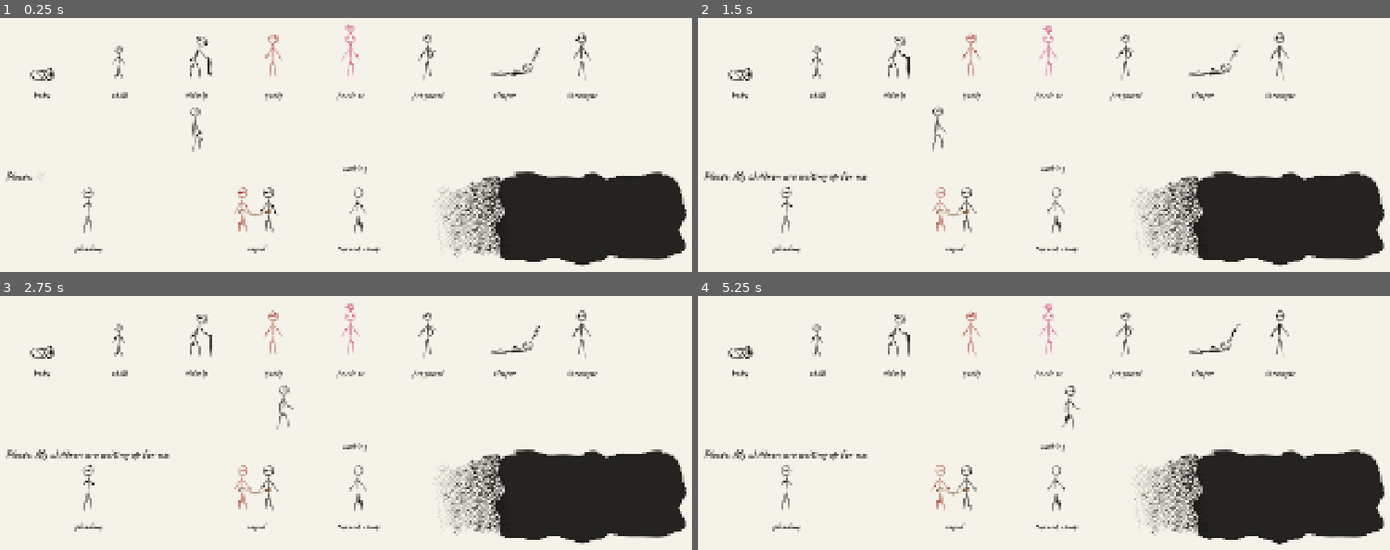
Above: before the commit, frames 1-4 (two rows, left to right).
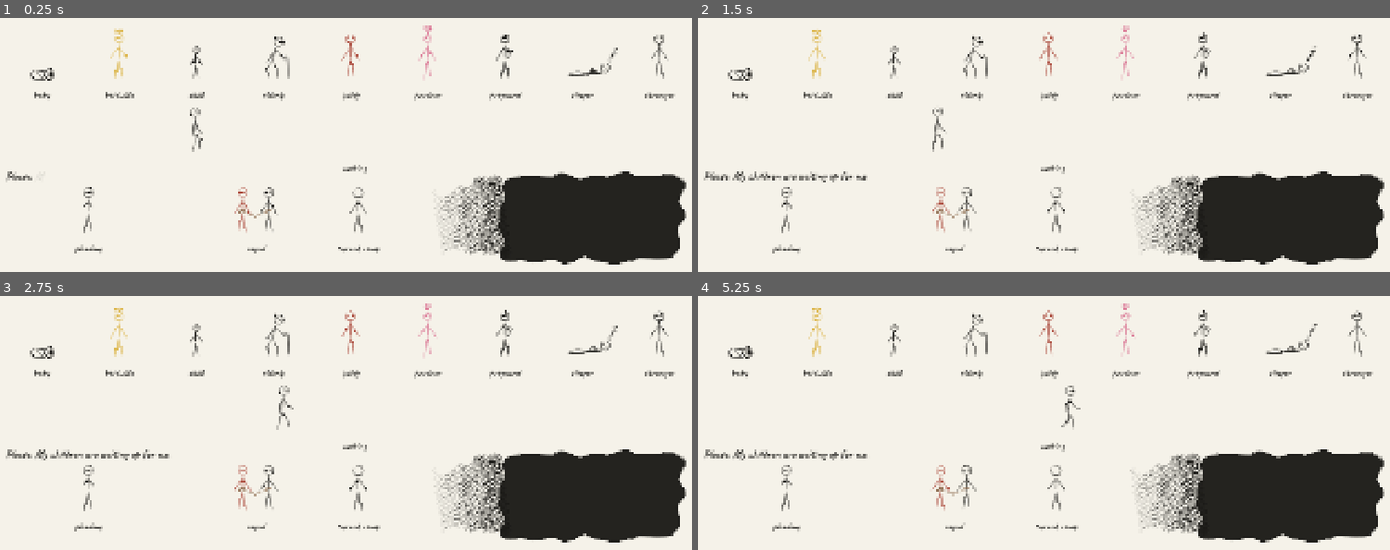
Above: after the commit, the same moments.

Repository: GoktugSugar/your_call
Game: Godot game, scene res://dev/soul_sampler.tscn
Two runs of this game, one before a commit and one after it. Both use one fixed random seed, a clock stepped at 60 frames per second and the inputs below. This scene is started directly instead of the project's main scene. Sound files missing from this copy of the repository are replaced by a short silence.
Inputs (mouse positions are in pixels of both pictures, inside the frame that each line leads up to):
- Up to frame 1 (0.25 s): no input
- Up to frame 2 (1.5 s): tap Enter at 0.5 s; move the mouse to (1203, 104) at 0.52 s; press the mouse at (1203, 104) at 0.53 s; release the mouse at (1203, 104) at 1.25 s; drag from (891, 145) to (1002, 208) at 1.27 s
- Up to frame 3 (2.75 s): move the mouse to (415, 311) at 2.02 s; tap Alt at 2.1 s; click (415, 311) at 2.17 s
- Up to frame 4 (5.25 s): drag from (1002, 486) to (815, 341) at 2.77 s; move the mouse to (1265, 466) at 3.52 s; press the mouse at (1265, 466) at 3.53 s; release the mouse at (1265, 466) at 4.25 s; drag from (815, 341) to (926, 298) at 4.27 s; move the mouse to (1078, 402) at 5.02 s; tap Alt at 5.1 s; click (1078, 402) at 5.17 s

The runs differ from the first frame. In frame 1, 5.1% of the frame differs, in the area x 11-100%, y 2-98%; in frame 2, 5.1%; in frame 3, 5.1%; in frame 4, 5.2%, in the area x 12-100%, y 2-98%.

Commit message:
Crown the best life
A stick figure can wear a small three pointed crown, drawn in its own line
the way a hand doodles one: up from the outline of the head, over the
points and back down, tilted with the head and clear of the eyes. Its
size, flare, points, notches and line are exports. head_top() and the
heart rise above it, so floating words clear the crown.

SoulKind gains a crown switch, and best_life is a gold figure wearing one,
for 2.08 The Better Offer.

Co-Authored-By: Claude Opus 5.5 <noreply@anthropic.com>

Diff:
--- /dev/null
+++ b/figures/kinds/best_life.tres
@@ -0,0 +1,10 @@
+[gd_resource type="Resource" script_class="SoulKind" load_steps=3 format=3]
+
+[ext_resource type="Script" path="res://figures/kinds/soul_kind.gd" id="1_kind"]
+[ext_resource type="PackedScene" path="res://figures/stick_figure.tscn" id="2_scene"]
+
+[resource]
+script = ExtResource("1_kind")
+scene = ExtResource("2_scene")
+color_role = &"gold"
+crown = true
--- a/figures/kinds/soul_kind.gd
+++ b/figures/kinds/soul_kind.gd
@@ -30,6 +30,8 @@
 @export var heart := false
 ## Z marks drifting up from the head.
 @export var snoring := false
+## A small crown on the head, for the best life.
+@export var crown := false
 ## Falls when the trolley hits. Off for a soul already lying down, which only dissolves.
 @export var falls := true
 
@@ -59,6 +61,7 @@
 		figure.hair = hair
 		figure.heart = heart
 		figure.snoring = snoring
+		figure.crown = crown
 		if not falls:
 			figure.fold_steps = []
 	return soul
--- a/figures/stick_figure.gd
+++ b/figures/stick_figure.gd
@@ -5,7 +5,7 @@
 ## The body is a jointed rig posed by a [FigurePose]. Its legs bend at the knee to keep the feet planted,
 ## it breathes, it can turn and walk along the ground, and it folds down dead. Kinds of soul differ by
 ## small details, never new art: closed or hidden eyes, a pregnant belly, a cane and sparse hair, a beating
-## heart, z marks drifting up from a sleeper. Its origin is the ground between its feet.
+## heart, z marks drifting up from a sleeper, a small crown. Its origin is the ground between its feet.
 
 ## Emitted once a walk has ended, with the figure standing in its pose where it was going.
 signal arrived
@@ -161,6 +161,11 @@
 	set(value):
 		snoring = value
 		queue_redraw()
+## A small crown sits on the head, for the best life.
+@export var crown := false:
+	set(value):
+		crown = value
+		queue_redraw()
 ## Palette role of the heart.
 @export var heart_role := &"pink"
 ## Width of the heart, in pixels.
@@ -179,6 +184,17 @@
 @export var snore_size := Vector2(7.0, 13.0)
 ## Palette role of the z marks.
 @export var snore_role := &"ink"
+## Width of the crown across its points, and how far its points rise above the top of the head, in pixels.
+@export var crown_size := Vector2(20.0, 11.0)
+## How wide the crown is where it rests on the head, as a share of its width across the points. Under 1,
+## it flares out toward the points. It rests on the outline of the head, clear of the eyes.
+@export_range(0.1, 1.5, 0.01) var crown_base := 0.7
+## How many points the crown has.
+@export_range(2, 7) var crown_points := 3
+## How deep the notches between the points cut, as a share of the crown's height.
+@export_range(0.0, 1.0, 0.01) var crown_notch := 0.5
+## Width of the crown's line, as a multiple of the figure's line.
+@export_range(0.1, 2.0, 0.05) var crown_line := 0.8
 
 @export_group("Dying")
 ## The steps of the fold, in order: each pose says how long the figure takes to reach it.
@@ -246,13 +262,13 @@
 	arrived.emit()
 
 
-## Where something floating over the figure sits, such as a plea: just above the top of its head,
-## in the figure's own space.
+## Where something floating over the figure sits, such as a plea: just above the top of its head, or
+## of its crown, in the figure's own space.
 func head_top() -> Vector2:
 	var hips := Vector2(0.0, -leg_length) + _shown.hip_offset
 	var neck := hips + Vector2.UP.rotated(deg_to_rad(_shown.spine_angle)) * spine_length
 	var head_dir := Vector2.UP.rotated(deg_to_rad(_shown.spine_angle + _shown.head_tilt))
-	return neck + head_dir * (neck_length + head_radius * 2.0) + Vector2.UP * float_gap
+	return neck + head_dir * (neck_length + head_radius * 2.0 + _crown_rise()) + Vector2.UP * float_gap
 
 
 func _build_lines(style: InkStyle, palette: InkPalette) -> Array[InkLine]:
@@ -316,8 +332,11 @@
 			for i in tuft.size():
 				tuft[i] = head + (Vector2(tuft[i].x * side, tuft[i].y) * head_radius).rotated(head_angle)
 			lines.append(InkLine.along(InkBrush.resample_smooth(tuft, false, spacing * 0.5), ink, 0.55))
+	if crown:
+		lines.append(InkLine.along(_crown(head, head_angle, spacing * 0.5), ink, crown_line))
 	if heart:
-		lines.append(_heart(head + head_dir * (head_radius + float_gap), palette.color(heart_role), spacing))
+		lines.append(_heart(head + head_dir * (head_radius + _crown_rise() + float_gap), palette.color(heart_role),
+				spacing))
 	if snoring:
 		for i in 3:
 			_add_z(lines, head + Vector2(head_radius * 0.8, -head_radius), _clock() / snore_period + i / 3.0,
@@ -349,6 +368,31 @@
 			top + Vector2(-7.0, 3.0)]), false, spacing * 0.5)
 	shaft.append_array(hook.slice(1))
 	return shaft
+
+
+## A small crown resting on the head and tilted with it, drawn as one line the way a hand doodles it:
+## up from the outline of the head, over the points and back down to the outline.
+func _crown(head: Vector2, head_angle: float, spacing: float) -> PackedVector2Array:
+	var half := crown_size.x * 0.5
+	var rest_x := minf(half * crown_base, head_radius)
+	var rest_y := sqrt(head_radius * head_radius - rest_x * rest_x)
+	var top := head_radius + crown_size.y
+	var notch := top - crown_size.y * crown_notch
+	var gap := crown_size.x / maxi(crown_points - 1, 1)
+	var outline := PackedVector2Array([Vector2(-rest_x, rest_y)])
+	for i in crown_points:
+		if i > 0:
+			outline.append(Vector2(-half + gap * (i - 0.5), notch))
+		outline.append(Vector2(-half + gap * i, top))
+	outline.append(Vector2(rest_x, rest_y))
+	for i in outline.size():
+		outline[i] = head + Vector2(outline[i].x, -outline[i].y).rotated(head_angle)
+	return InkBrush.resample_polyline(outline, spacing)
+
+
+## How far the crown's points stand above the top of the head. Zero without a crown.
+func _crown_rise() -> float:
+	return crown_size.y if crown else 0.0
 
 
 ## A small heart centred above [param top], washed in its own colour, swelling on each beat.
--- a/tests/unit/test_stick_figure.gd
+++ b/tests/unit/test_stick_figure.gd
@@ -1,6 +1,8 @@
 extends GutTest
-## The stick figure's walk. A walk carries the figure to where it was going and stands it back in its
-## pose, turned the way it went; on the way each foot stays planted while the other steps.
+## The stick figure's walk and its crown. A walk carries the figure to where it was going and stands it
+## back in its pose, turned the way it went; on the way each foot stays planted while the other steps.
+## The best life is a gold figure in a crown that rests on the head clear of the eyes, and floating words
+## clear the crown.
 
 const FIGURE_SCENE := "res://figures/stick_figure.tscn"
 ## Where a walking figure sets off, and how far it walks.
@@ -16,6 +18,8 @@
 const SAMPLES_PER_STEP := 24
 ## How far apart two lengths may be and still count as the same, in pixels: nothing beyond rounding.
 const ROUNDING := 0.001
+## The least gap there must be between the crown's line and an eye, in pixels.
+const EYE_CLEARANCE := 1.0
 
 
 func test_a_walk_ends_at_its_target() -> void:
@@ -88,6 +92,47 @@
 	assert_eq(previous, WALK, "it ends where it was going")
 
 
+func test_the_best_life_is_a_gold_figure_in_a_crown() -> void:
+	var soul := SoulKind.find(&"best_life").make()
+	var figure := soul as StickFigure
+	assert_not_null(figure, "the best life is a stick figure")
+	if figure != null:
+		assert_eq(figure.color_override, &"gold")
+		assert_true(figure.crown, "it wears a crown")
+	soul.free()
+
+
+func test_the_crown_rests_on_the_head_clear_of_the_eyes() -> void:
+	for facing: StickFigure.Facing in [StickFigure.Facing.FRONT, StickFigure.Facing.LEFT, StickFigure.Facing.RIGHT]:
+		var figure := _figure()
+		figure.crown = true
+		figure.facing = facing
+		var lines := figure._build_lines(InkStyle.get_default(), InkPalette.get_default())
+		var head := _centre(lines[0].path)
+		var crown := lines[lines.size() - 1]
+		var half_line := InkStyle.get_default().width * figure.crown_line * 0.5
+		var nearest_head := INF
+		var nearest_eye := INF
+		for point in crown.path:
+			nearest_head = minf(nearest_head, point.distance_to(head))
+			for line in lines:
+				if line.dot_radius > 0.0:
+					nearest_eye = minf(nearest_eye, point.distance_to(line.path[0]) - line.dot_radius - half_line)
+		assert_almost_eq(nearest_head, figure.head_radius, ROUNDING, "facing %d: it rests on the head" % facing)
+		assert_gt(nearest_eye, EYE_CLEARANCE, "facing %d: it clears the eyes" % facing)
+
+
+func test_floating_words_clear_the_crown() -> void:
+	var figure := _figure()
+	var bare_top := figure.head_top()
+	figure.crown = true
+	var top := figure.head_top()
+	assert_almost_eq(top.y, bare_top.y - figure.crown_size.y, ROUNDING, "raised by the crown's height")
+	var lines := figure._build_lines(InkStyle.get_default(), InkPalette.get_default())
+	for point in lines[lines.size() - 1].path:
+		assert_lt(top.y, point.y, "above the crown")
+
+
 ## A figure standing in the tree, ready to walk.
 func _walker() -> StickFigure:
 	var figure := _figure_scene().instantiate() as StickFigure
@@ -136,3 +181,11 @@
 	for sample in samples:
 		highest = minf(highest, sample.y)
 	return highest
+
+
+## The middle of a ring of evenly spaced points.
+func _centre(points: PackedVector2Array) -> Vector2:
+	var sum := Vector2.ZERO
+	for point in points:
+		sum += point
+	return sum / points.size()
